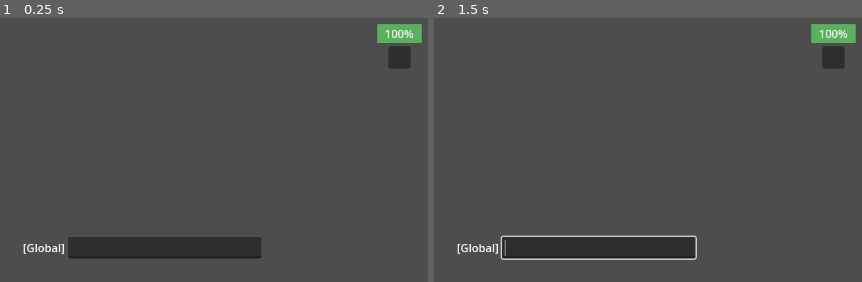
Above: before the commit, frames 1-2 (left to right).
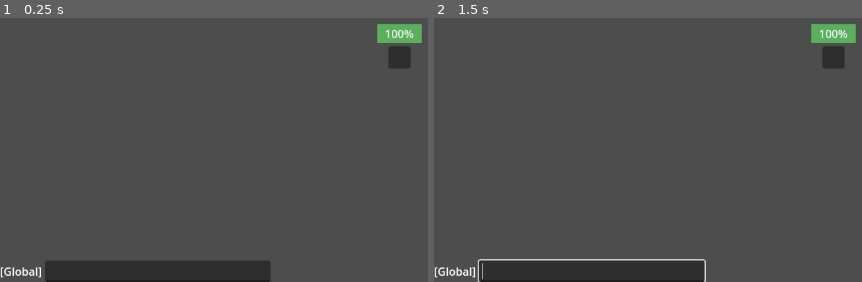
Above: after the commit, the same moments.

Repository: jonathaneeckhout/jdungeon-client
Game: Godot game, scene res://scenes/Player/Player.tscn
Same seed, same stepped clock (60 frames per second), same inputs: the game is played once before the commit and once after it. This scene is started directly instead of the project's main scene.
Inputs (mouse positions are in pixels of both pictures, inside the frame that each line leads up to):
- Up to frame 1 (0.25 s): no input
- Up to frame 2 (1.5 s): tap Enter (ui_accept) at 0.5, 0.77, 1.25 s; move the mouse to (outside the picture) at 0.52 s; press the mouse at (outside the picture) at 0.53 s; move the mouse to (673, 78) at 1.27 s; release the mouse at (673, 78) at 1.28 s; right-click (673, 78) at 1.35 s

The runs differ from the first frame. In frame 1, 8.2% of the frame differs, in the area x 0-64%, y 82-100%; in frame 2, 9.0%.

Commit message:
make chatpanel fixed to camera

Diff:
--- a/scenes/Player/Player.gd
+++ b/scenes/Player/Player.gd
@@ -14,10 +14,9 @@
 func _ready():
 	if player == multiplayer.get_unique_id():
 		$Camera2D.make_current()
-		$Interface/ChatPanel.user_name = username
-		$Interface/ChatPanel.show()
+		$Camera2D/UILayer/GUI/ChatPanel.user_name = username
+		$Camera2D/UILayer.show()
 	else:
-		$Interface/ChatPanel.queue_free()
 		$Camera2D.queue_free()
 
 
--- a/scenes/Player/Player.tscn
+++ b/scenes/Player/Player.tscn
@@ -75,18 +75,6 @@
 value = 100.0
 metadata/_edit_lock_ = true
 
-[node name="ChatPanel" parent="Interface" instance=ExtResource("2_k42yq")]
-layout_mode = 1
-anchors_preset = 2
-anchor_top = 1.0
-anchor_right = 0.0
-offset_left = -543.0
-offset_top = 74.0
-offset_right = -199.0
-offset_bottom = 290.0
-grow_horizontal = 1
-grow_vertical = 0
-
 [node name="ServerSynchronizer" type="Node" parent="."]
 script = ExtResource("2_wjiil")
 
@@ -94,3 +82,26 @@
 script = ExtResource("2_3kipm")
 
 [node name="Camera2D" type="Camera2D" parent="."]
+
+[node name="UILayer" type="CanvasLayer" parent="Camera2D"]
+layer = 2
+
+[node name="GUI" type="Control" parent="Camera2D/UILayer"]
+layout_mode = 3
+anchors_preset = 15
+anchor_right = 1.0
+anchor_bottom = 1.0
+grow_horizontal = 2
+grow_vertical = 2
+size_flags_horizontal = 4
+
+[node name="ChatPanel" parent="Camera2D/UILayer/GUI" instance=ExtResource("2_k42yq")]
+layout_mode = 1
+anchors_preset = 2
+anchor_top = 1.0
+anchor_right = 0.0
+offset_top = -256.0
+offset_right = 390.0
+offset_bottom = 0.0
+grow_horizontal = 1
+grow_vertical = 0
